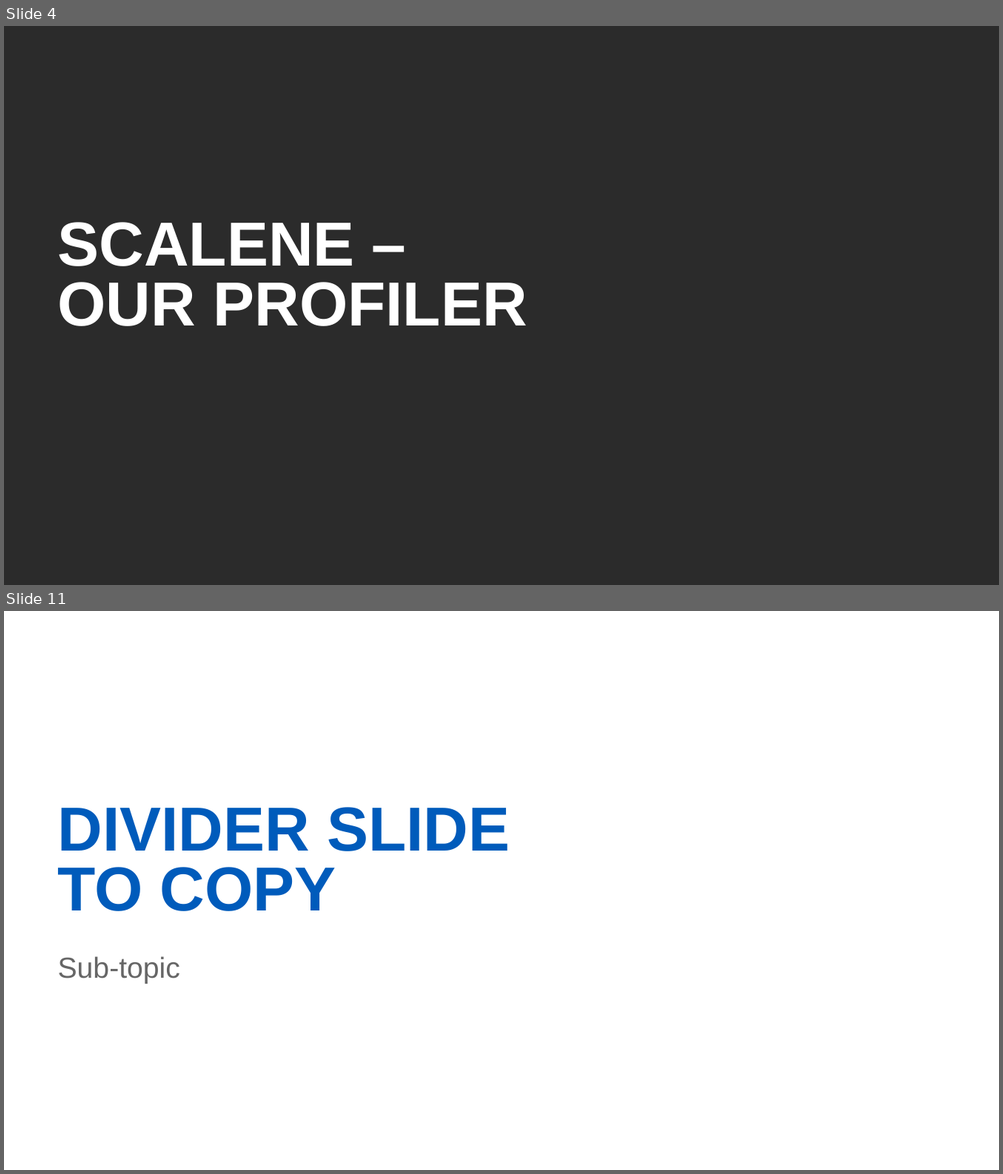
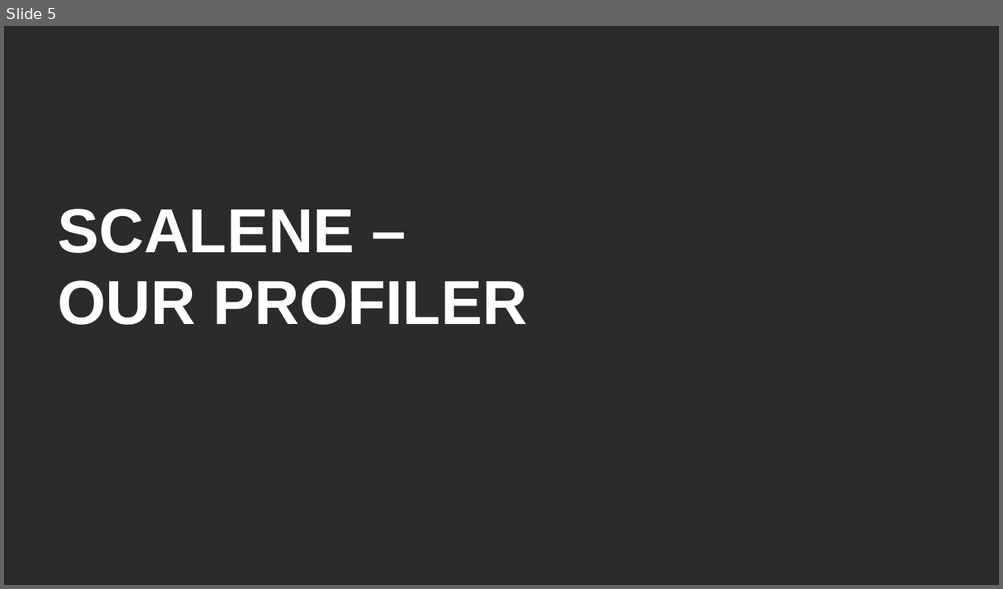
Before and after one commit to robmurr/AI-Energy-Optimization, a slide deck: Documentation/ELRAIENERGYOPTIMIZATIONPRESENTATION.pptx. Shown one above the other, each under a label of ours: slides 4 and 11 before the commit, slide 5 after it; the slides between them are not shown. The pictures are 1003x1174 and 1003x589 pixels, drawn with LibreOffice and Linux fonts; fonts in the diff are those of the drawing; background and template pictures are left out; a plain dark background stands for a picture behind light text. Boxes give left, top, right and bottom in pixels: in the first picture for what was removed or moved away, otherwise in the second. Text is boxed around its words. In the diff, an @@ line names an element or a change of style, - is before the commit and + after.

```diff
--- a/Documentation/ELRAIENERGYOPTIMIZATIONPRESENTATION.pptx
+++ b/Documentation/ELRAIENERGYOPTIMIZATIONPRESENTATION.pptx
@@ slide 11 removed at (4, 611, 999, 1170), background picture (left out) @@
@@ title removed at (58, 807, 509, 911) @@
-DIVIDER SLIDE TO COPY
@@ subtitle removed at (58, 957, 180, 984) @@
-Sub-topic
@@ what was slide 4 is now slide 5 @@
@@ slide 5 changed as well @@
@@ title "SCALENE – OUR PROFILER" at (58, 209, 526, 325): line spacing 58pt to 0.97 @@
```
Also in this commit, not shown: 2 other slides changed, 21 slides added, 19 other slides removed.
